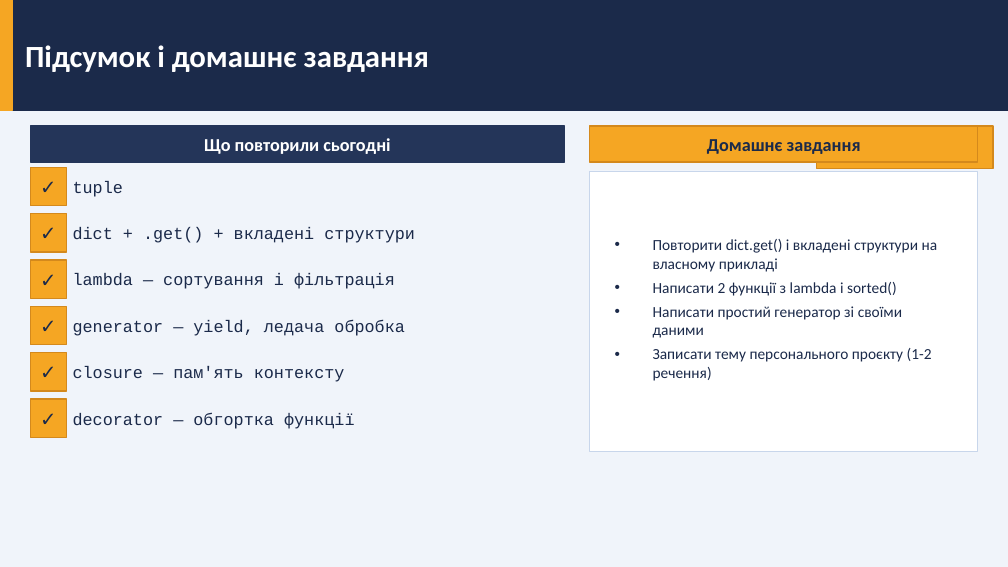
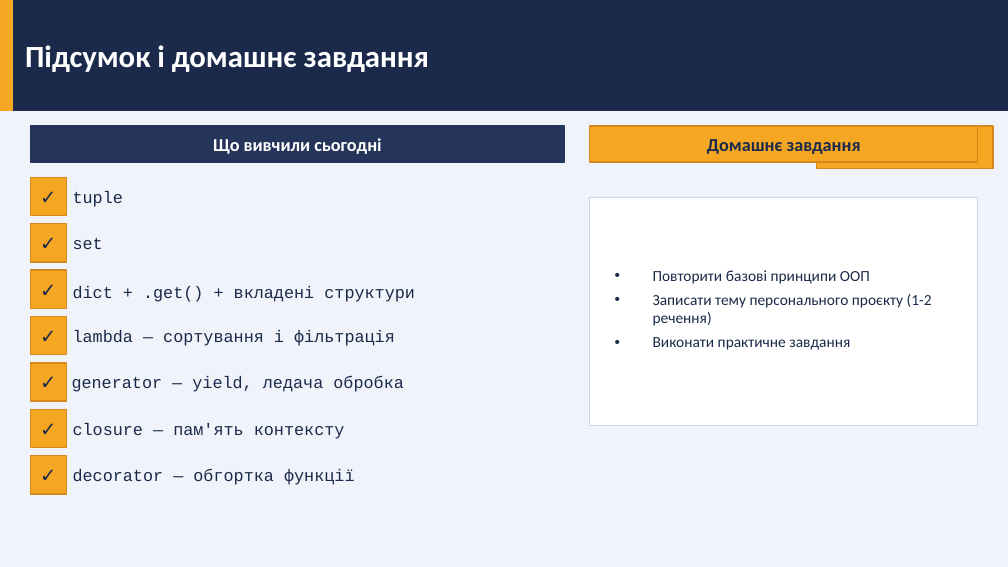
Before and after one commit to dmitriy-shtefan/python-web, a slide deck: slide 15 of заняття_1_python_core/презентація/python_для_web.pptx (slide 12 before the commit). Drawn at 1008x567 pixels with LibreOffice and Linux fonts; fonts in the diff are those of the drawing. Boxes give left, top, right and bottom in pixels: in the first picture for what was removed or moved away, otherwise in the second. Text is boxed around its words. In the diff, an @@ line names an element or a change of style, - is before the commit and + after.

```diff
--- a/заняття_1_python_core/презентація/python_для_web.pptx
+++ b/заняття_1_python_core/презентація/python_для_web.pptx
@@ text at [213,138,381,154]: text changed @@
-Що повторили сьогодні
+Що вивчили сьогодні
@@ rectangle: place and size @@
-rectangle at [590,171,978,452]
+rectangle at [590,198,978,425]
@@ text added at [73,238,103,249], 12 pt, text #1B2A4A @@
+set
@@ text "dict + .get() + вкладені ...": place and size @@
-text "dict + .get() + вкладені ..." at [73,227,415,243]
+text "dict + .get() + вкладені ..." at [73,286,415,302]
@@ text at [653,270,870,284]: text changed @@
-• Повторити dict.get() і вкладені структури на власному прикладі
-• Написати 2 функції з lambda і sorted()
-• Написати простий генератор зі своїми даними
+• Повторити базові принципи ООП
@@ text at [653,337,850,350]: paragraph added @@
+• Виконати практичне завдання
@@ 7 texts, 6 rectangles: place and size @@
-7 texts, 6 rectangles at [30,167,123,437]
+7 texts, 6 rectangles at [30,177,123,448]
@@ 4 texts: place and size @@
-4 texts at [73,273,405,429]
+4 texts at [72,330,404,485]
@@ rectangle added at [30,456,67,494], fill #F5A623, outline #D4891C 1 pt @@
@@ text added at [30,456,67,494], 14 pt, text #1B2A4A, bold @@
+✓
```
Also in this commit, not shown: 6 other slides changed, 6 slides added, 3 slides removed, 8 other files.
